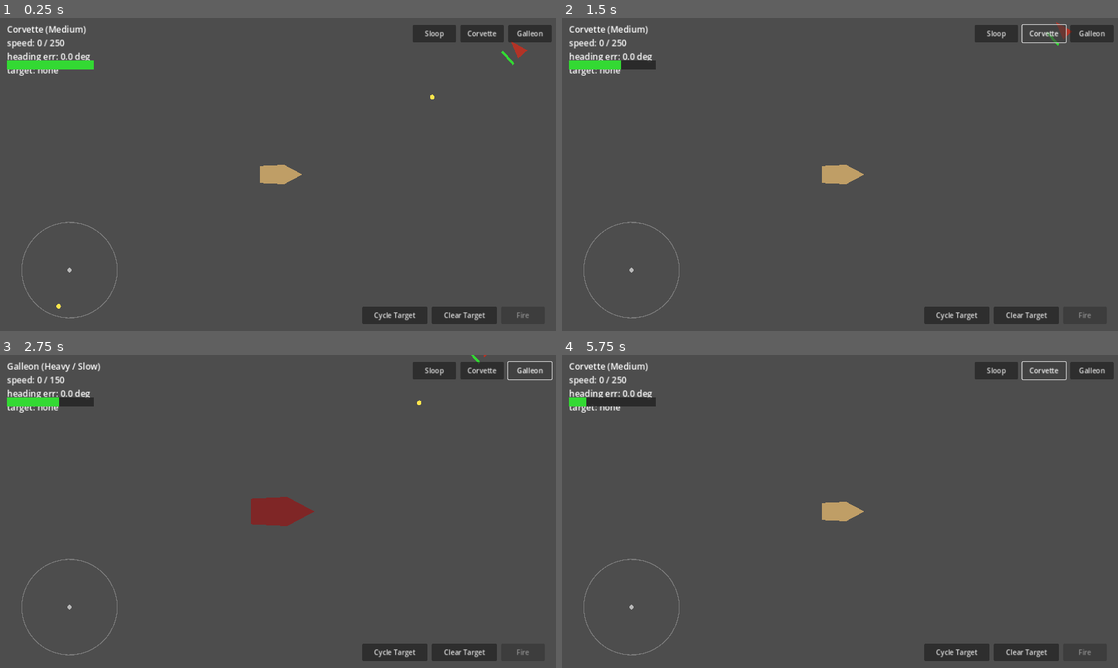
Above: before the commit, frames 1-4 (two rows, left to right).
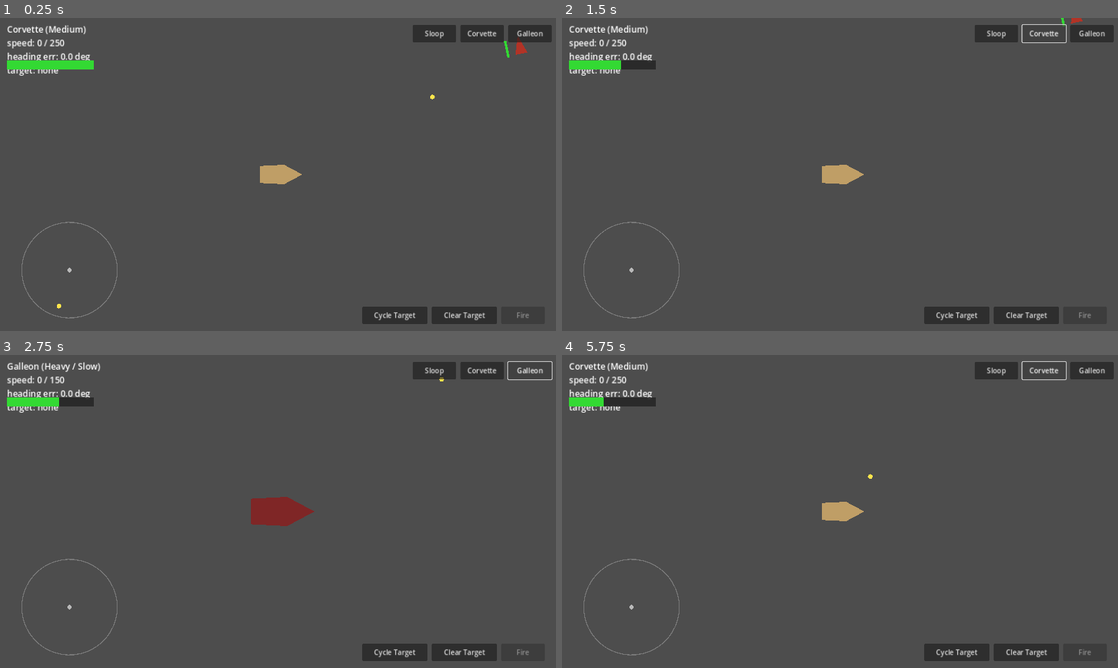
Above: after the commit, the same moments.

Repository: Inn-my/naval-rpg-prototype
Game: Godot game, scene res://scenes/Main.tscn
Same seed, same stepped clock (60 frames per second), same inputs: the game is played once before the commit and once after it.
Inputs:
- Up to frame 1 (0.25 s): no input
- Up to frame 2 (1.5 s): click "Sloop" at 0.5 s; click "Corvette" at 1.25 s
- Up to frame 3 (2.75 s): click "Galleon" at 2 s
- Up to frame 4 (5.75 s): click "Cycle Target" at 2.75 s; click "Clear Target" at 3.5 s; click "Sloop" at 4.25 s; click "Corvette" at 5 s

The runs differ from the first frame. In frame 1, 0.1% of the frame differs, in the area x 10-95%, y 6-93%; in frame 2, 0.1%, in the area x 87-94%, y 0-9%; in frame 3, less than 0.1%; in frame 4, 0.1%.

Commit message:
Add repeating enemy wave/respawn system
Enemies now spawn from a single _spawn_wave() function in main.gd
instead of being static nodes in Main.tscn. When a wave is fully
cleared (tracked via each enemy's tree_exited signal), a WaveRespawnTimer
node waits 3s and spawns the next wave at the same scatter positions.
Using a scene-tree Timer (rather than an async wait) keeps this safe
across reload_current_scene() on player death/restart.

Co-Authored-By: Claude Sonnet 5 <noreply@anthropic.com>
Claude-Session: https://claude.ai/code/session_011FYW89h5Vw7AUAZ9GgpE9U

Diff:
--- a/scenes/Main.tscn
+++ b/scenes/Main.tscn
@@ -1,10 +1,9 @@
-[gd_scene load_steps=6 format=3 uid="uid://bpf1igwwydh25"]
+[gd_scene load_steps=5 format=3 uid="uid://bpf1igwwydh25"]
 
 [ext_resource type="Script" path="res://scripts/main.gd" id="1"]
 [ext_resource type="Script" path="res://scripts/ocean_grid.gd" id="2"]
 [ext_resource type="PackedScene" path="res://scenes/Ship.tscn" id="3"]
 [ext_resource type="Script" path="res://scripts/touch_steering.gd" id="4"]
-[ext_resource type="PackedScene" path="res://scenes/Enemy.tscn" id="5"]
 
 [node name="Main" type="Node2D"]
 script = ExtResource("1")
@@ -14,20 +13,9 @@
 
 [node name="Ship" parent="." instance=ExtResource("3")]
 
-[node name="Enemy1" parent="." instance=ExtResource("5")]
-position = Vector2(400, -200)
-
-[node name="Enemy2" parent="." instance=ExtResource("5")]
-position = Vector2(-500, 300)
-
-[node name="Enemy3" parent="." instance=ExtResource("5")]
-position = Vector2(600, 500)
-
-[node name="Enemy4" parent="." instance=ExtResource("5")]
-position = Vector2(-700, -400)
-
-[node name="Enemy5" parent="." instance=ExtResource("5")]
-position = Vector2(200, 700)
+[node name="WaveRespawnTimer" type="Timer" parent="."]
+wait_time = 3.0
+one_shot = true
 
 [node name="UI" type="CanvasLayer" parent="."]
 
--- a/scripts/main.gd
+++ b/scripts/main.gd
@@ -4,8 +4,18 @@
 const CORVETTE: ShipPreset = preload("res://resources/ship_presets/corvette_medium.tres")
 const GALLEON: ShipPreset = preload("res://resources/ship_presets/galleon_heavy_slow.tres")
 const PROJECTILE_SCENE: PackedScene = preload("res://scenes/Projectile.tscn")
+const ENEMY_SCENE: PackedScene = preload("res://scenes/Enemy.tscn")
 
 const FIRE_COOLDOWN := 1.0
+
+## Same scattered starting positions the original Enemy1-5 nodes used.
+const ENEMY_SPAWN_POSITIONS := [
+	Vector2(400, -200),
+	Vector2(-500, 300),
+	Vector2(600, 500),
+	Vector2(-700, -400),
+	Vector2(200, 700),
+]
 
 @onready var ship: Ship = $Ship
 @onready var targeting: TargetingSystem = $Ship/TargetingSystem
@@ -14,8 +24,10 @@
 @onready var player_health_fill: ColorRect = $UI/PlayerHealthBar/Fill
 @onready var game_over_overlay: Control = $UI/GameOverOverlay
 @onready var restart_button: Button = $UI/GameOverOverlay/RestartButton
+@onready var wave_respawn_timer: Timer = $WaveRespawnTimer
 
 var _fire_cooldown_remaining: float = 0.0
+var _enemies_alive: int = 0
 
 func _ready() -> void:
 	$UI/PresetBar/SloopButton.pressed.connect(_on_preset_selected.bind(SLOOP))
@@ -26,9 +38,27 @@
 	fire_button.pressed.connect(_on_fire_pressed)
 	ship.died.connect(_on_ship_died)
 	restart_button.pressed.connect(_on_restart_pressed)
+	wave_respawn_timer.timeout.connect(_spawn_wave)
+	_spawn_wave()
 
 func _on_preset_selected(preset: ShipPreset) -> void:
 	ship.apply_preset(preset)
+
+## Spawns one wave of enemies at the standard scatter positions. Used both
+## for the initial wave and every wave after, so there's a single place
+## that defines how enemies are placed.
+func _spawn_wave() -> void:
+	for spawn_position in ENEMY_SPAWN_POSITIONS:
+		var enemy: Node2D = ENEMY_SCENE.instantiate()
+		add_child(enemy)
+		enemy.position = spawn_position
+		enemy.tree_exited.connect(_on_enemy_tree_exited)
+	_enemies_alive = ENEMY_SPAWN_POSITIONS.size()
+
+func _on_enemy_tree_exited() -> void:
+	_enemies_alive -= 1
+	if _enemies_alive <= 0:
+		wave_respawn_timer.start()
 
 func _on_ship_died() -> void:
 	get_tree().paused = true
